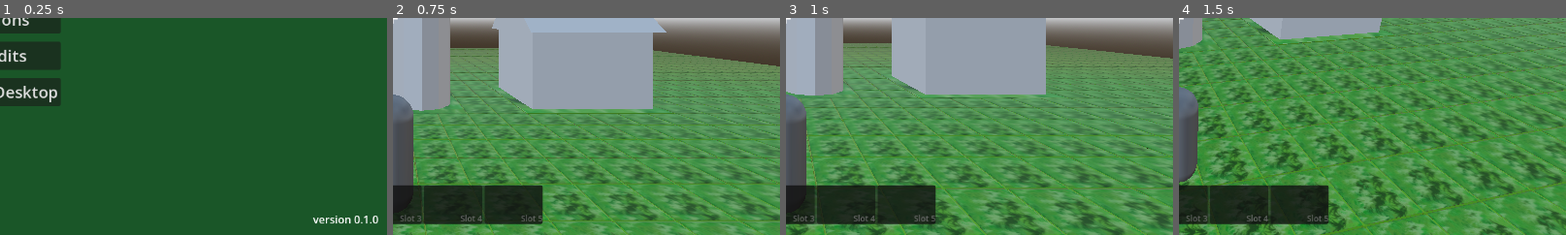
Above: before the commit, frames 1-4 (left to right).
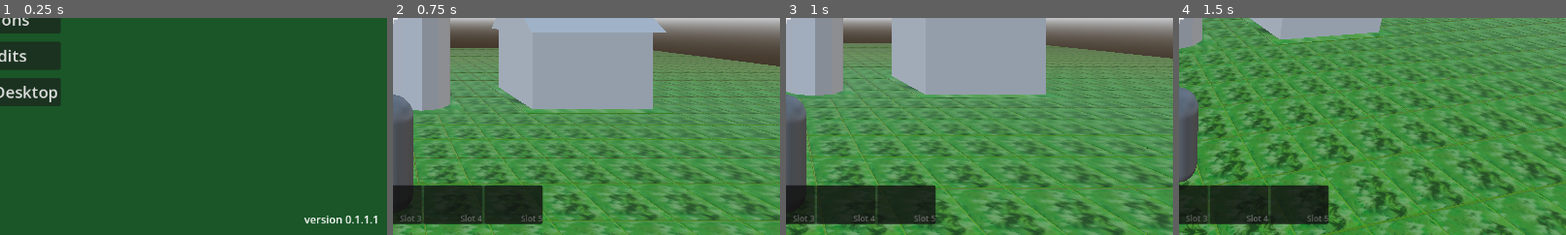
Above: after the commit, the same moments.

Repository: MatGalos/project-agriculural-life
Game: Godot game, scene res://Scenes/UIs/Menus/LaunchMenu/MainMenu.tscn
The game is run twice, just before and just after one commit, with the same random seed, the same clock (stepped at 60 frames per second) and the same inputs.
Inputs (mouse positions are % of the whole screen's width and height, from its top left):
- Up to frame 1 (0.25 s): no input
- Up to frame 2 (0.75 s): click "Start the game" at 0.5 s
- Up to frame 3 (1 s): no input
- Up to frame 4 (1.5 s): tap Enter at 1.25 s; move the mouse to (55, 50) at 1.27 s; hold W (move_forward) from 1.28 s (still down); tap 1 (hotbar_slot_1) at 1.35 s
The pictures show only the part of the screen within x 50-100%, y 50-100%; the shares and areas given below are measured in that part.

The runs differ from the first frame. In frame 1, 0.4% of the frame differs, in the area x 78-98%, y 91-95%; in frame 2, nothing differs; in frame 3, nothing differs; in frame 4, nothing differs.

Commit message:
Implemented assets for hoe

Diff:
--- a/project.godot
+++ b/project.godot
@@ -11,7 +11,7 @@
 [application]
 
 config/name="Project_Agricultural_life"
-config/version="0.1.0"
+config/version="0.1.1.1"
 run/main_scene="uid://bg2wnf0pafkqt"
 config/features=PackedStringArray("4.6", "Forward Plus")
 config/icon="res://Assets/Icons/AppIcons/icon.svg"
Binary file added: Assets/Icons/Items/Tools/hoe.png
Not shown, added: Assets/Icons/Items/Tools/hoe.png.import
Binary file added: Assets/Models/Tools/Hoe.glb
Not shown, added: Assets/Models/Tools/Hoe.glb.import
Not shown, changed: README.md
